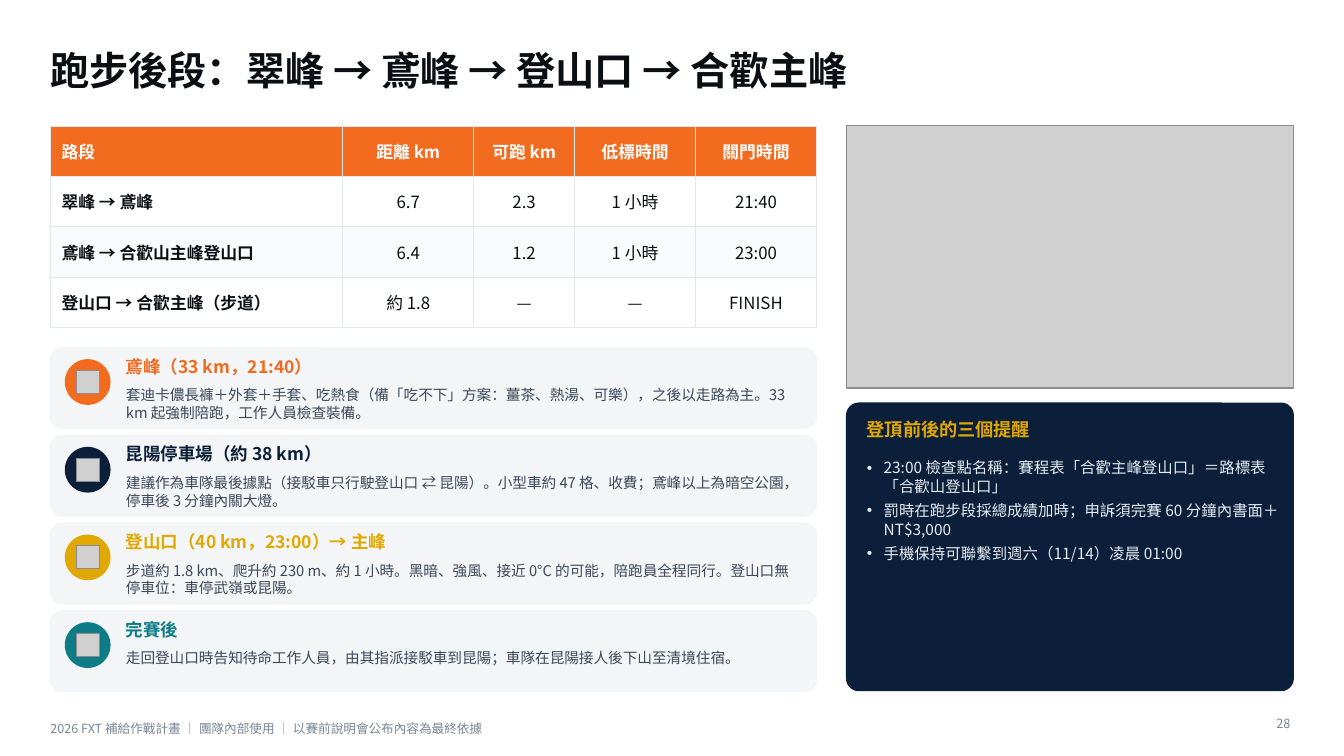
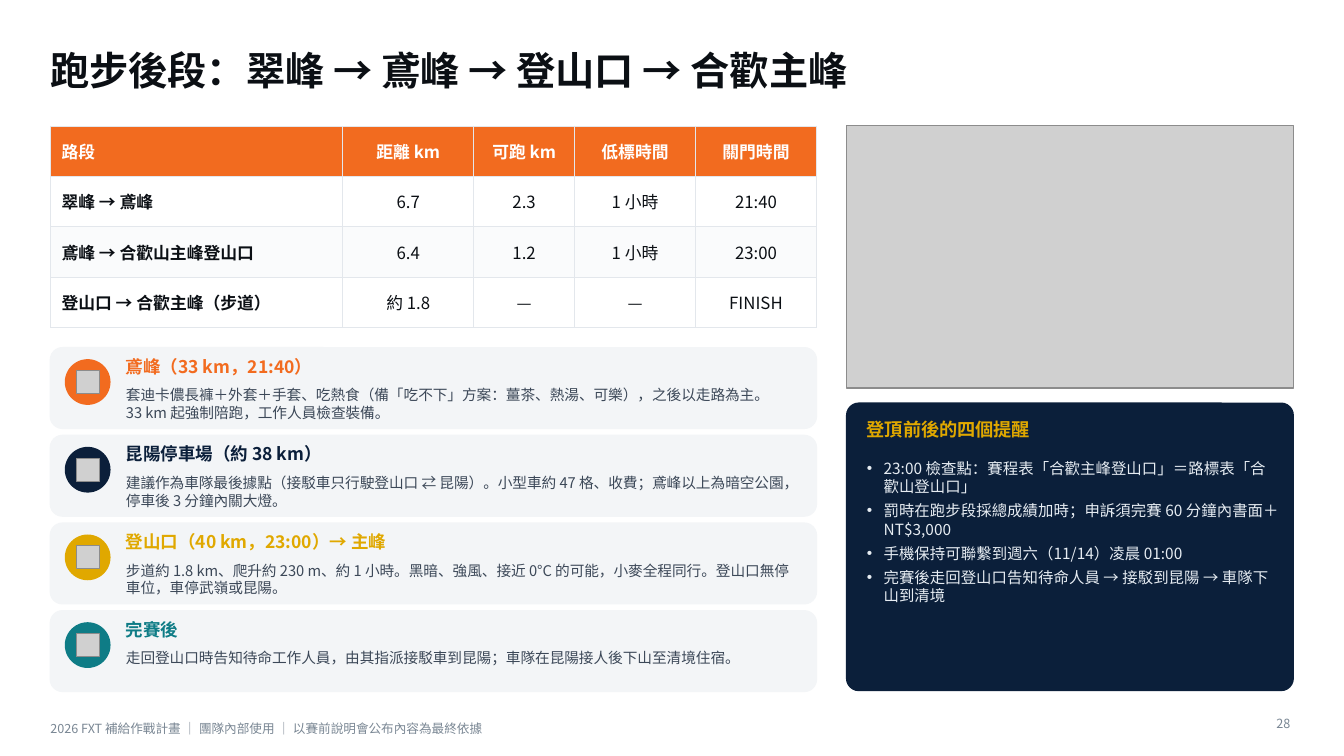
Before and after one commit to powermovebboy-sys/Race-site, a slide deck: slide 28 of deck/2026_FXT_補給作戰計畫.pptx. Drawn at 1344x756 pixels with LibreOffice and Linux fonts; fonts in the diff are those of the drawing; grey boxes stand for pictures. Boxes give left, top, right and bottom in pixels: in the first picture for what was removed or moved away, otherwise in the second. Text is boxed around its words. In the diff, an @@ line names an element or a change of style, - is before the commit and + after.

```diff
--- a/deck/2026_FXT_補給作戰計畫.pptx
+++ b/deck/2026_FXT_補給作戰計畫.pptx
@@ text "套迪卡儂長褲＋外套＋手套、吃熱食（備「吃不下」方案：薑茶、熱湯、可樂），之後以走路為主。33 km 起強制陪跑，工作人員 ..." rewrapped from (x1=126, y1=387, x2=785, y2=420) to (x1=126, y1=387, x2=769, y2=420) @@
@@ text at (x1=867, y1=420, x2=1030, y2=438): text changed @@
-登頂前後的三個提醒
+登頂前後的四個提醒
@@ text at (x1=884, y1=461, x2=1266, y2=494): text changed @@
-• 23:00 檢查點名稱：賽程表「合歡主峰登山口」＝路標表「合歡山登山口」
+• 23:00 檢查點：賽程表「合歡主峰登山口」＝路標表「合歡山登山口」
@@ text at (x1=126, y1=563, x2=789, y2=595): text changed @@
-步道約 1.8 km、爬升約 230 m、約 1 小時。黑暗、強風、接近 0°C 的可能，陪跑員全程同行。登山口無停車位：車停武嶺或昆陽。
+步道約 1.8 km、爬升約 230 m、約 1 小時。黑暗、強風、接近 0°C 的可能，小麥全程同行。登山口無停車位，車停武嶺或昆陽。
@@ text at (x1=884, y1=570, x2=1268, y2=603): paragraph added @@
+• 完賽後走回登山口告知待命人員 → 接駁到昆陽 → 車隊下山到清境
```
Also in this commit, not shown: 17 other slides changed, 9 other files.
